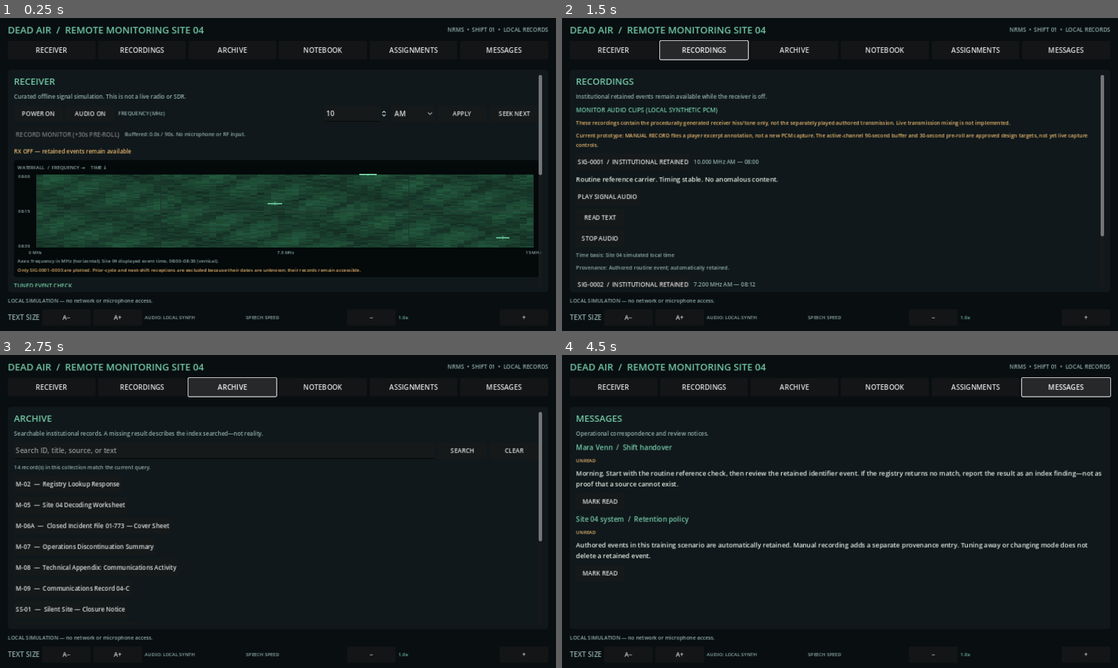
Above: before the commit, frames 1-4 (two rows, left to right).
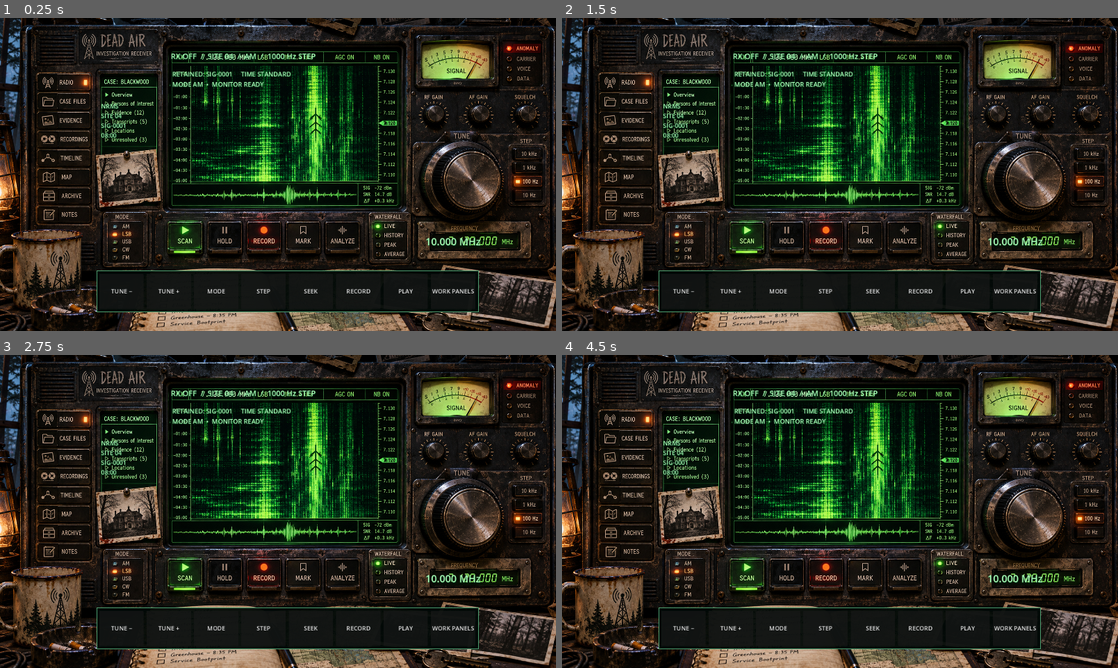
Above: after the commit, the same moments.

Repository: nuentoter/dead-air
Game: Godot game, scene res://scenes/main.tscn
The game is run twice, just before and just after one commit, with the same random seed, the same clock (stepped at 60 frames per second) and the same inputs.
Inputs (mouse positions are in pixels of both pictures, inside the frame that each line leads up to):
- Up to frame 1 (0.25 s): no input
- Up to frame 2 (1.5 s): click (612, 49) at 0.5 s, where only the run before the commit has a clickable "RECEIVER"; click (706, 49) at 1.25 s, where only the run before the commit has a clickable "RECORDINGS"
- Up to frame 3 (2.75 s): click (233, 386) at 2 s, where only the run before the commit has a clickable "ARCHIVE"
- Up to frame 4 (4.5 s): click (884, 386) at 2.75 s, where only the run before the commit has a clickable "NOTEBOOK"; click (973, 386) at 3.5 s, where only the run before the commit has a clickable "ASSIGNMENTS"; click (1067, 386) at 4.25 s, where only the run before the commit has a clickable "MESSAGES"

The runs differ from the first frame. In frame 1, 52% of the frame differs, in the area x 0-100%, y 0-100%; in frame 2, 44%; in frame 3, 42%; in frame 4, 43%.

Commit message:
Launch illustrated Godot receiver and retain full accessible evidence work panels

Diff:
--- a/scripts/main.gd
+++ b/scripts/main.gd
@@ -5,6 +5,7 @@
 const SpeechEngine = preload("res://scripts/speech_engine.gd")
 const SignalAudioEngine = preload("res://scripts/signal_audio_engine.gd")
 const CaptureEngine = preload("res://scripts/receiver_capture.gd")
+const IllustratedReceiver = preload("res://scripts/illustrated_receiver.gd")
 
 const SECTIONS = ["Receiver", "Recordings", "Archive", "Notebook", "Assignments", "Messages"]
 const REPORT_SOURCE_OPTIONS := ["SIG-0004", "SIG-0005", "M-02", "M-05", "M-06A", "M-07", "M-08", "M-09"]
@@ -81,6 +82,7 @@
 var game
 var monitor_capture = CaptureEngine.new()
 var root_column: VBoxContainer
+var illustrated_receiver: Control
 var body: VBoxContainer
 var status_label: Label
 var text_scale_label: Label
@@ -110,6 +112,28 @@
 	if not String(game.load_notice).is_empty():
 		status_message = String(game.load_notice)
 	_build_shell()
+	_setup_illustrated_receiver()
+	_refresh()
+
+func _setup_illustrated_receiver() -> void:
+	illustrated_receiver = IllustratedReceiver.new()
+	illustrated_receiver.name = "IllustratedReceiver"
+	add_child(illustrated_receiver)
+	illustrated_receiver.setup(self)
+	_set_receiver_view(String(game.data.get("current_section", "Receiver")) == "Receiver")
+
+func _set_receiver_view(show_art: bool) -> void:
+	if illustrated_receiver != null:
+		illustrated_receiver.visible = show_art
+	if root_column != null:
+		root_column.visible = not show_art
+	if show_art and illustrated_receiver != null:
+		illustrated_receiver.refresh_from_game()
+
+func _return_to_illustrated_receiver() -> void:
+	game.data["current_section"] = "Receiver"
+	game.save_game()
+	_set_receiver_view(true)
 	_refresh()
 
 func _process(_delta: float) -> void:
@@ -189,6 +213,11 @@
 	shift.add_theme_font_size_override("font_size", 13)
 	shift.add_theme_color_override("font_color", MUTED)
 	header.add_child(shift)
+	var art_button := Button.new()
+	art_button.text = "ILLUSTRATED RECEIVER"
+	art_button.custom_minimum_size = Vector2(198, 44)
+	art_button.pressed.connect(_return_to_illustrated_receiver)
+	header.add_child(art_button)
 
 	var nav := HBoxContainer.new()
 	nav.add_theme_constant_override("separation", 6)
@@ -302,6 +331,7 @@
 func _on_nav_pressed(section: String) -> void:
 	game.data["current_section"] = section
 	game.save_game()
+	_set_receiver_view(section == "Receiver")
 	_refresh()
 
 func _heading(title: String, subtitle: String = "") -> void:
